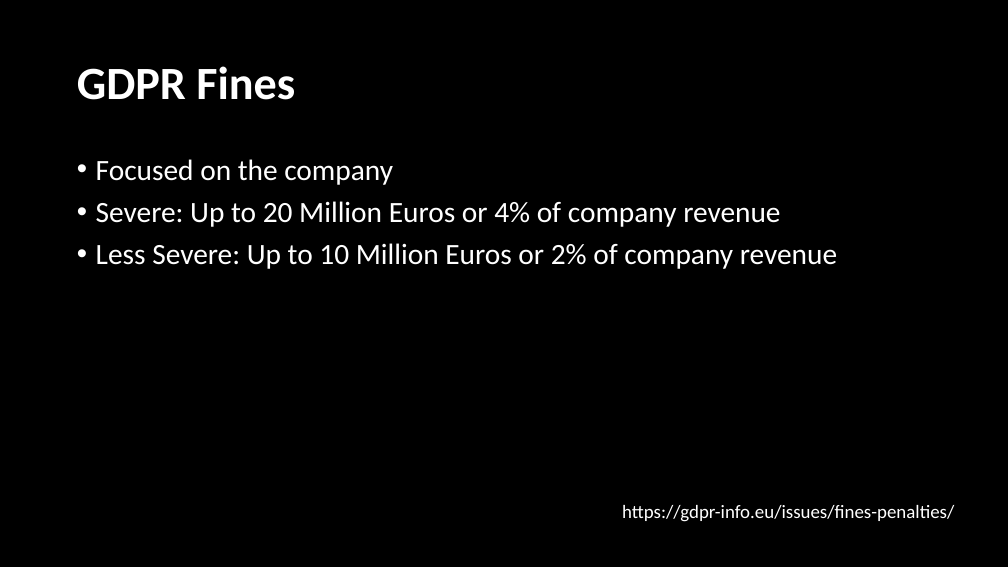
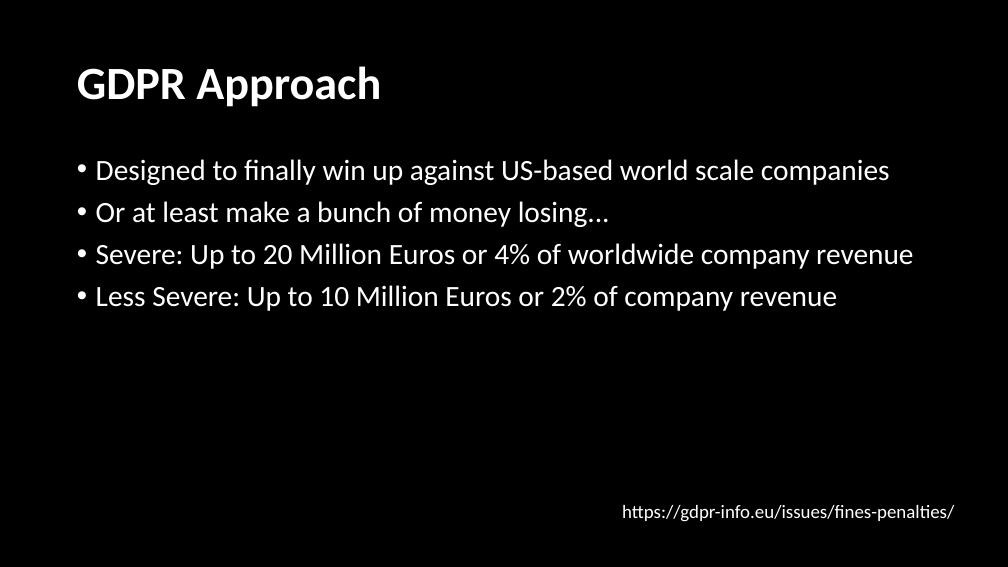
Before and after one commit to LearnerPrivacy/LearnerPrivacy.github.io, a slide deck: slide 11 of lectures/004-GDPR.pptx (slide 10 before the commit). Drawn at 1008x567 pixels with LibreOffice and Linux fonts; fonts in the diff are those of the drawing; background and template pictures are left out. Boxes give left, top, right and bottom in pixels: in the first picture for what was removed or moved away, otherwise in the second. Text is boxed around its words. In the diff, an @@ line names an element or a change of style, - is before the commit and + after.

```diff
--- a/lectures/004-GDPR.pptx
+++ b/lectures/004-GDPR.pptx
@@ title at (77, 66, 381, 107): text changed @@
-GDPR Fines
+GDPR Approach
@@ text at (96, 159, 913, 269): text changed @@
-• Focused on the company
-• Severe: Up to 20 Million Euros or 4% of company revenue
+• Designed to finally win up against US-based world scale companies
+• Or at least make a bunch of money losing...
+• Severe: Up to 20 Million Euros or 4% of worldwide company revenue
```
Also in this commit, not shown: 13 other slides changed, 1 slide added, 2 slides removed, 6 other files.
